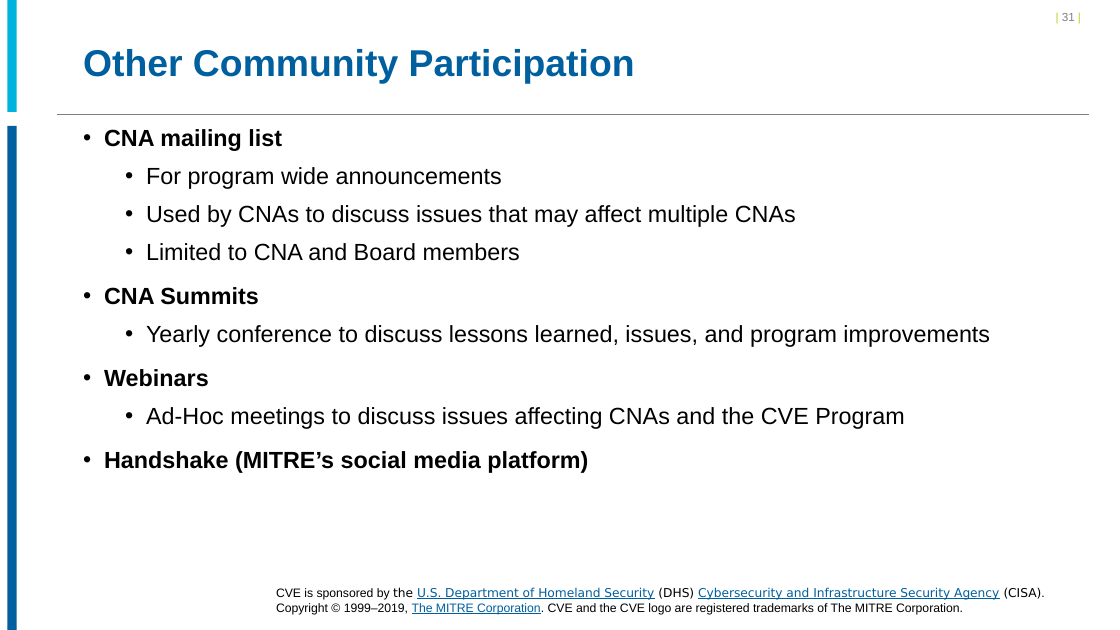
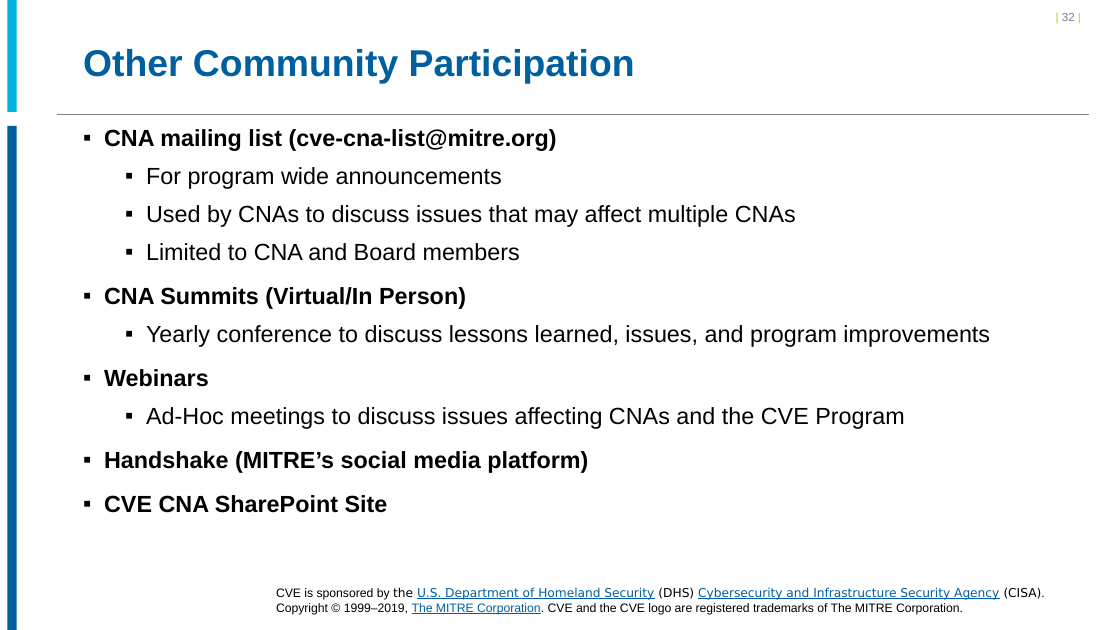
Before and after one commit to CVEProject/cveproject.github.io, a slide deck: slide 32 of docs/cna/Becoming_a_CNA.pptx (slide 31 before the commit). Drawn at 1120x630 pixels with LibreOffice and Linux fonts; fonts in the diff are those of the drawing; background and template pictures are left out. Boxes give left, top, right and bottom in pixels: in the first picture for what was removed or moved away, otherwise in the second. Text is boxed around its words. In the diff, an @@ line names an element or a change of style, - is before the commit and + after.

```diff
--- a/docs/cna/Becoming_a_CNA.pptx
+++ b/docs/cna/Becoming_a_CNA.pptx
@@ page number at box(1062, 13, 1075, 21): text changed @@
-| 31 |
+| 32 |
@@ text at box(104, 129, 557, 151): text changed @@
-• CNA mailing list
+▪ CNA mailing list (cve-cna-list@mitre.org)
@@ text at box(104, 167, 990, 473): bullet • to ▪ @@
@@ text at box(104, 287, 466, 309): text changed @@
-• CNA Summits
+▪ CNA Summits (Virtual/In Person)
@@ text at box(104, 495, 388, 513): paragraph added @@
+▪ CVE CNA SharePoint Site
```
Also in this commit, not shown: 24 other slides changed, 1 slide added, 12 slides removed.
